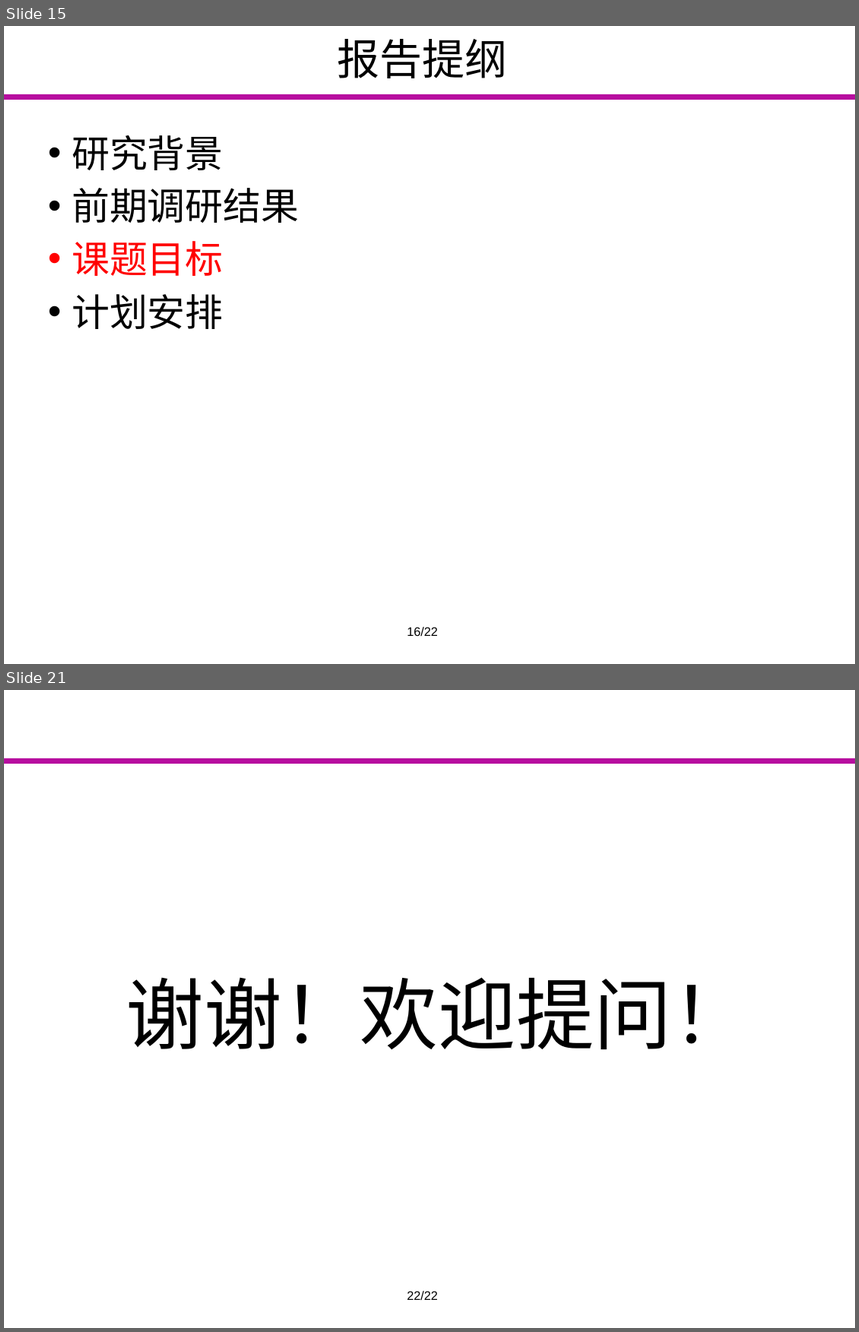
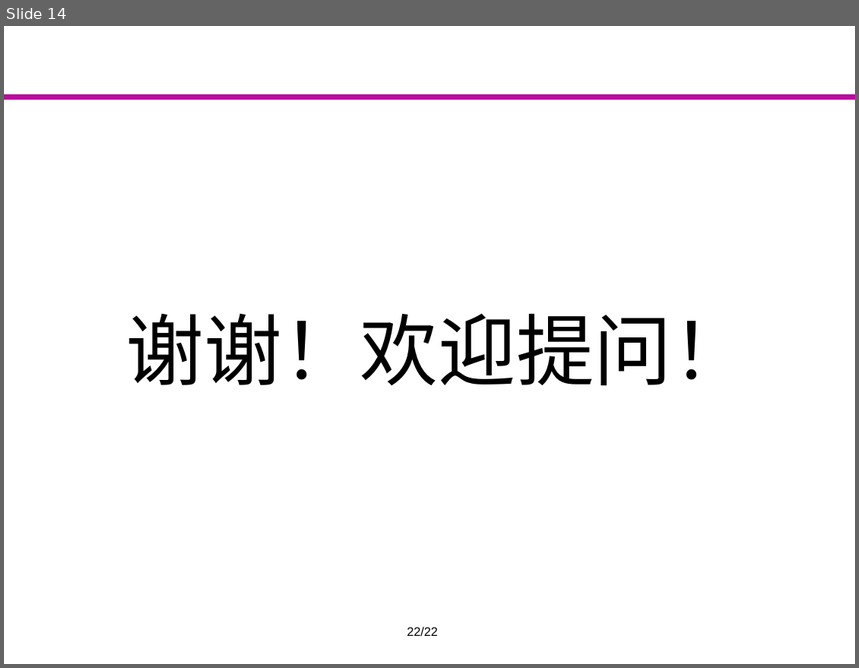
Before and after one commit to Markov2016/kaiti, a slide deck: ppt/yyx_v1.0.pptx. Shown one above the other, each under a label of ours: slides 15 and 21 before the commit, slide 14 after it; the slides between them are not shown. The pictures are 859x1332 and 859x668 pixels, drawn with LibreOffice and Linux fonts; fonts in the diff are those of the drawing; background and template pictures are left out. Boxes give left, top, right and bottom in pixels: in the first picture for what was removed or moved away, otherwise in the second. Text is boxed around its words. In the diff, an @@ line names an element or a change of style, - is before the commit and + after.

```diff
--- a/ppt/yyx_v1.0.pptx
+++ b/ppt/yyx_v1.0.pptx
@@ slide 15 removed at [4, 26, 855, 664], background #FFFFFF; not listed: 1 template element that a slide beside it also shows @@
@@ title removed at [338, 39, 508, 78] @@
-报告提纲
@@ text removed at [72, 135, 299, 329] @@
-• 研究背景
-• 前期调研结果
-• 课题目标
-• 计划安排
@@ text removed at [407, 627, 438, 636] @@
-16/22
@@ what was slide 21 is now slide 14 @@
```
Also in this commit, not shown: 6 slides changed, 5 slides added, 11 other slides removed.
